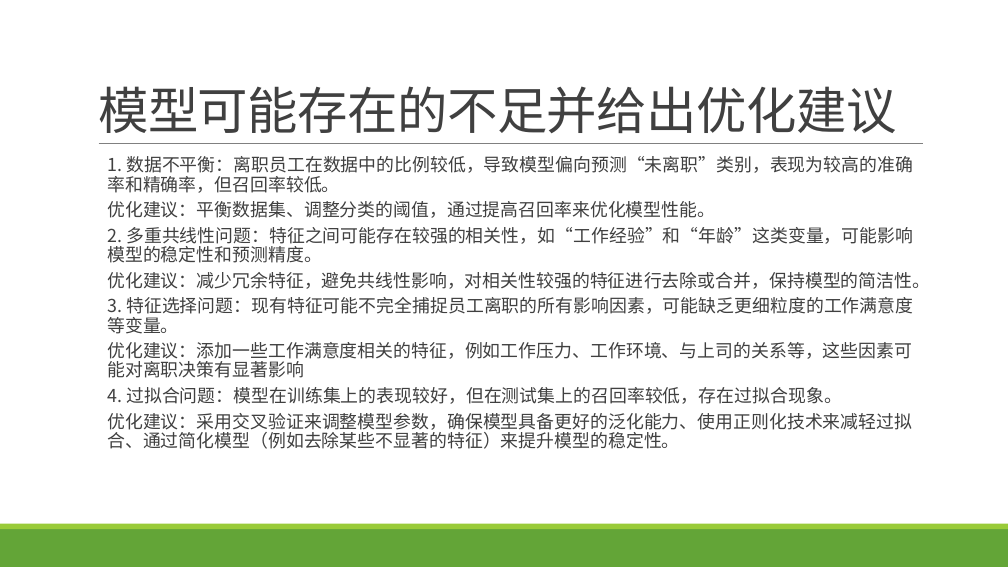
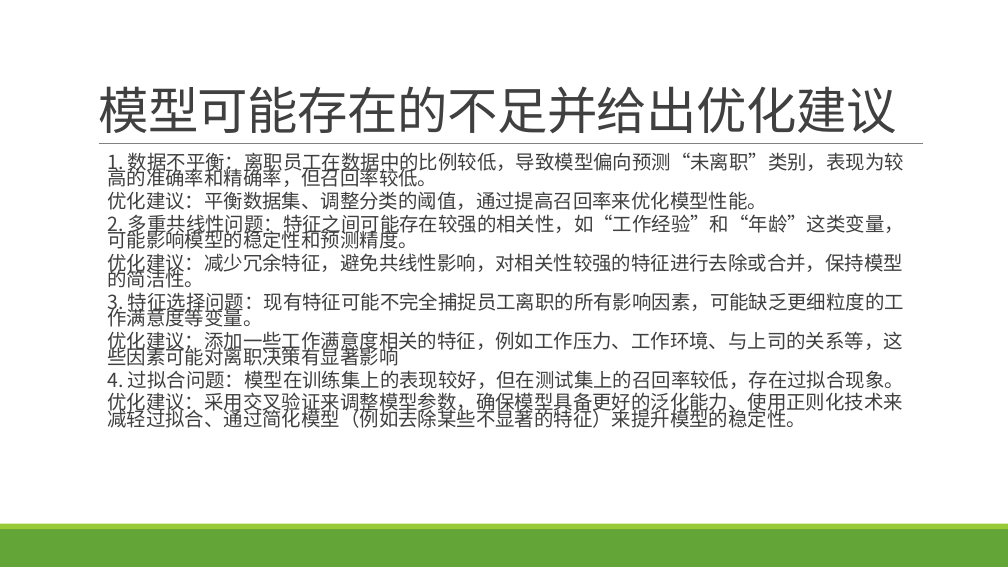
Before and after one commit to CH4MBER/statistical-analysis-and-modeling-Final-project, a slide deck: slide 22 of 报告/统计分析与建模期末汇报PPT.pptx (slide 21 before the commit). Drawn at 1008x567 pixels with LibreOffice and Linux fonts; fonts in the diff are those of the drawing. Boxes give left, top, right and bottom in pixels: in the first picture for what was removed or moved away, otherwise in the second. Text is boxed around its words. In the diff, an @@ line names an element or a change of style, - is before the commit and + after.

```diff
--- a/报告/统计分析与建模期末汇报PPT.pptx
+++ b/报告/统计分析与建模期末汇报PPT.pptx
@@ text "1. 数据不平衡：离职员工在数据中的比例较低，导致模型偏向预测“未离职”类别，表现为较高的准确率和精确率，但召回率较低。" at box(107, 152, 904, 428): size 17 to 18.5 pt; line spacing 0.9 to 0.7 @@
```
Also in this commit, not shown: 4 other slides changed, 1 slide added.
